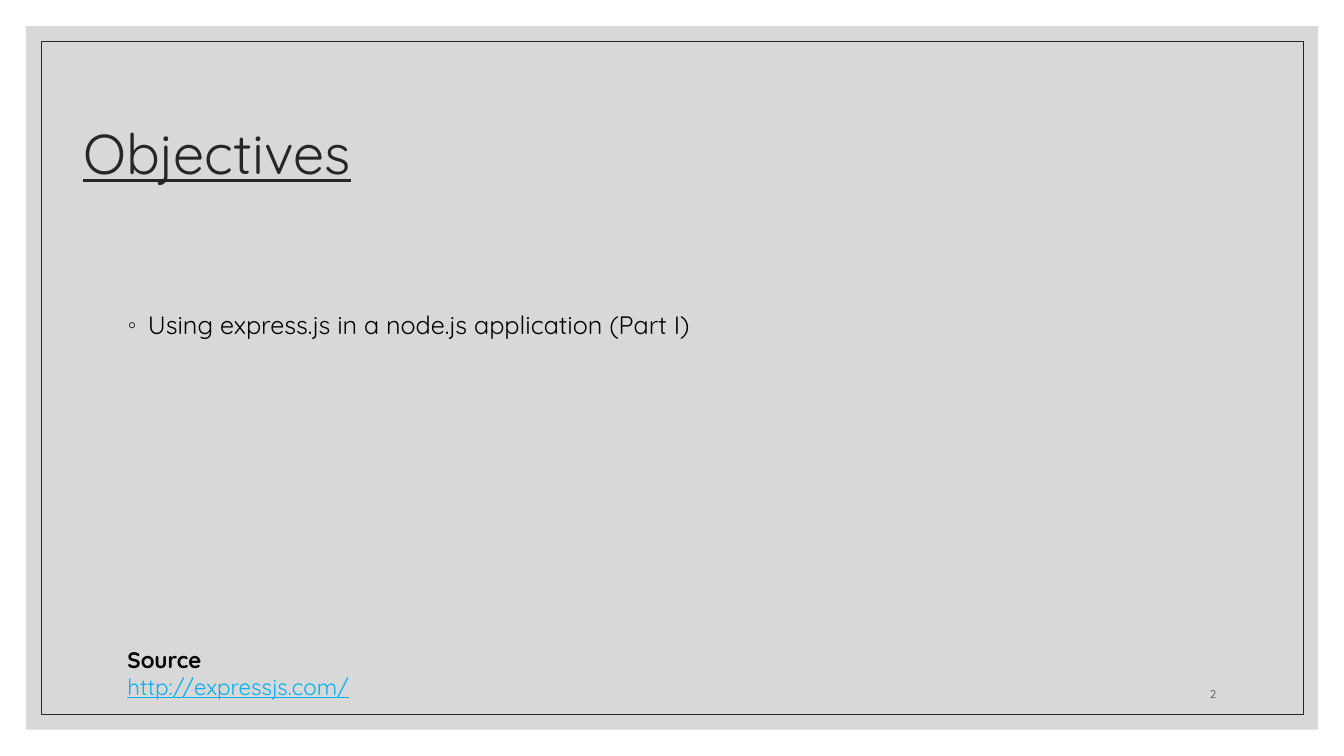
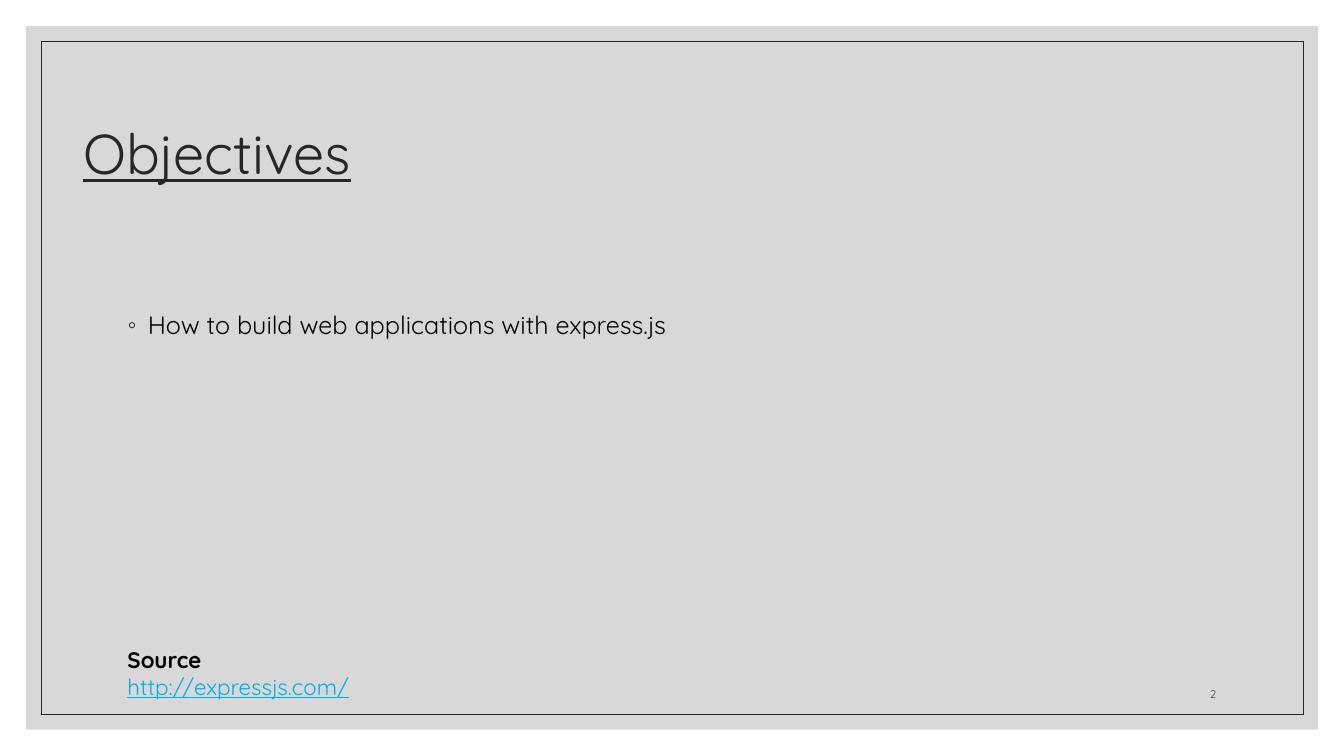
Before and after one commit to zackstotts/base-node-curriculum, a slide deck: slide 2 of unit_01/slides/Unit01-PartIII.pptx. Drawn at 1344x756 pixels with LibreOffice and Linux fonts; fonts in the diff are those of the drawing. Boxes give left, top, right and bottom in pixels: in the first picture for what was removed or moved away, otherwise in the second. Text is boxed around its words. In the diff, an @@ line names an element or a change of style, - is before the commit and + after.

Commit message:
trying to fix bad objectives (still need to reorganize the actual content)

```diff
--- a/unit_01/slides/Unit01-PartIII.pptx
+++ b/unit_01/slides/Unit01-PartIII.pptx
@@ text at <box>148,315,666,339</box>: text changed @@
-◦ Using express.js in a node.js application (Part I)
+◦ How to build web applications with express.js
```
Also in this commit, not shown: 1 other slide changed, 2 other files.
